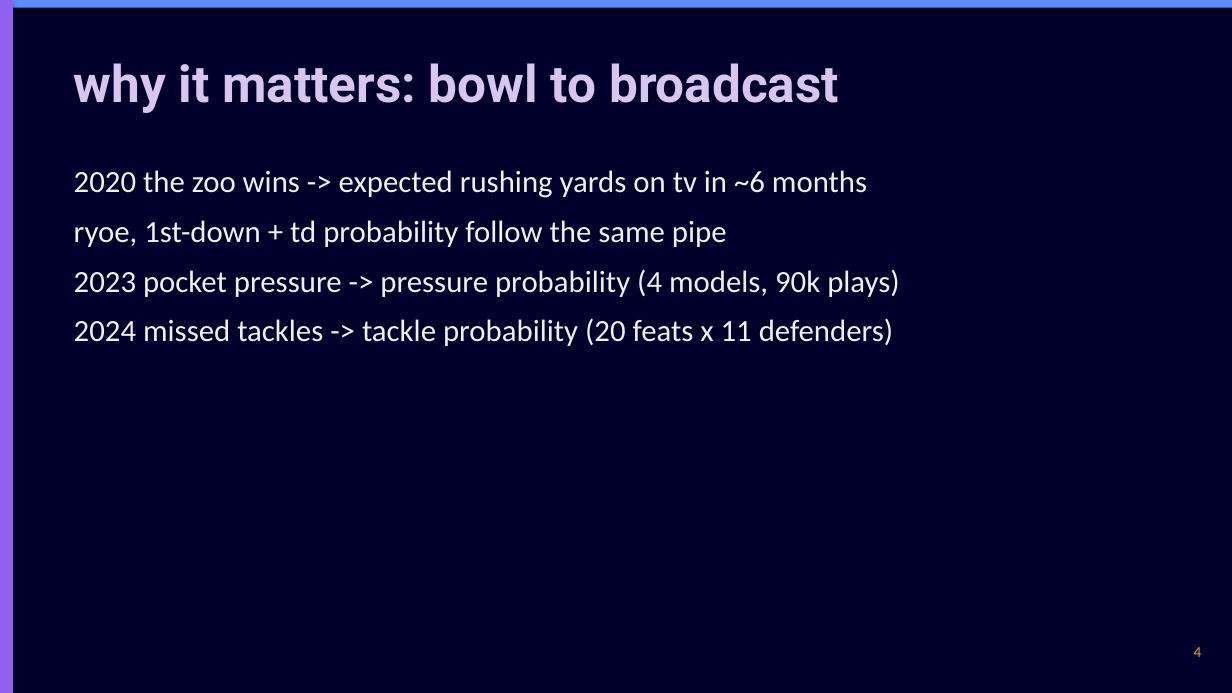
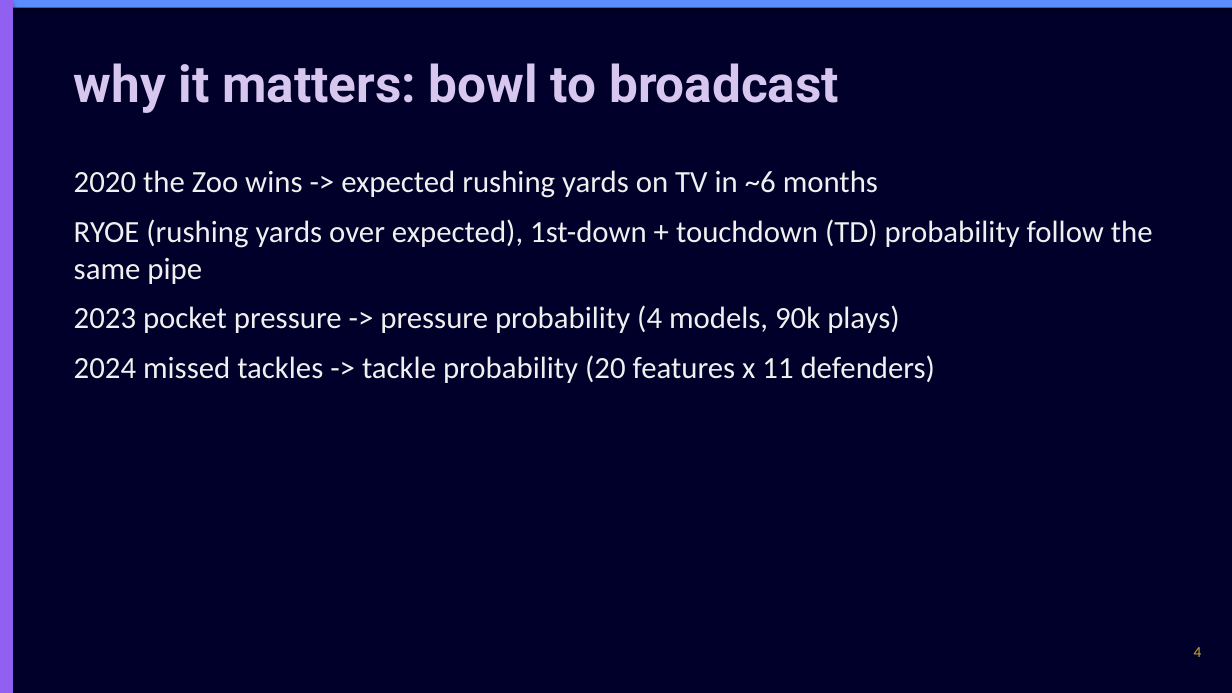
Before and after one commit to chasko-labs/nfl-big-data-bowl-2027, a slide deck: slide 4 of deck/unified.pptx. Drawn at 1232x693 pixels with LibreOffice and Linux fonts; fonts in the diff are those of the drawing. Boxes give left, top, right and bottom in pixels: in the first picture for what was removed or moved away, otherwise in the second. Text is boxed around its words. In the diff, an @@ line names an element or a change of style, - is before the commit and + after.

```diff
--- a/deck/unified.pptx
+++ b/deck/unified.pptx
@@ text at bbox=[74, 170, 1153, 284]: text changed @@
-2020 the zoo wins -> expected rushing yards on tv in ~6 months
-ryoe, 1st-down + td probability follow the same pipe
+2020 the Zoo wins -> expected rushing yards on TV in ~6 months
+RYOE (rushing yards over expected), 1st-down + touchdown (TD) probability follow the same pipe
@@ text at bbox=[74, 355, 935, 383]: text changed @@
-2024 missed tackles -> tackle probability (20 feats x 11 defenders)
+2024 missed tackles -> tackle probability (20 features x 11 defenders)
```
Also in this commit, not shown: 14 other slides changed.
